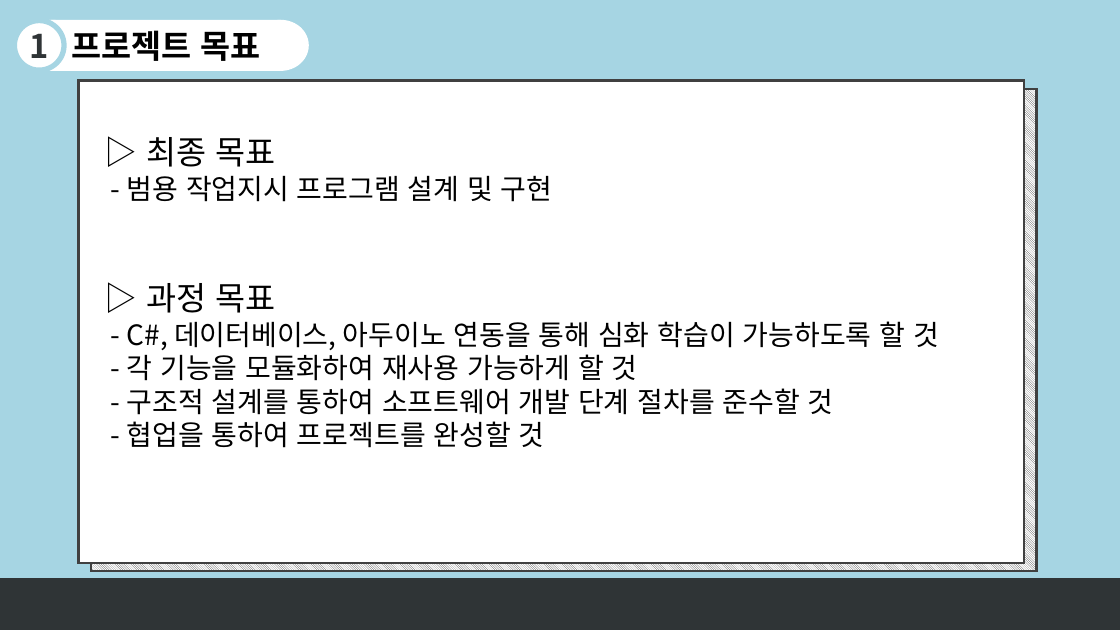
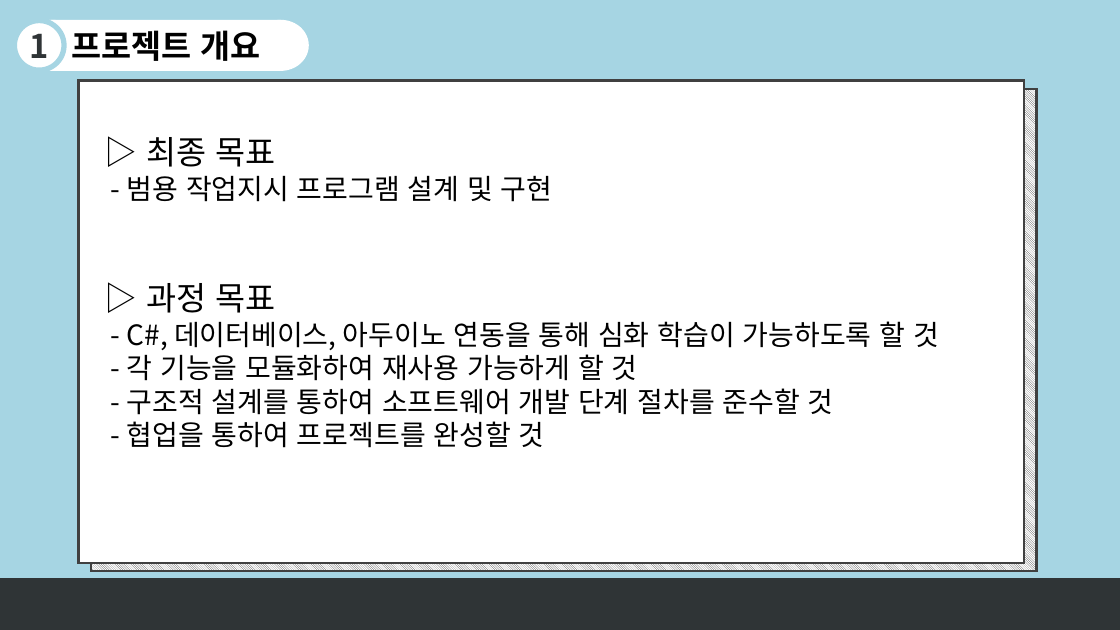
Before and after one commit to sjin9696/Aduino_C_sharp_1Team, a slide deck: slide 4 of 문서자료/발표자료.pptx. Drawn at 1120x630 pixels with LibreOffice and Linux fonts; fonts in the diff are those of the drawing. Boxes give left, top, right and bottom in pixels: in the first picture for what was removed or moved away, otherwise in the second. Text is boxed around its words. In the diff, an @@ line names an element or a change of style, - is before the commit and + after.

```diff
--- a/문서자료/발표자료.pptx
+++ b/문서자료/발표자료.pptx
@@ text in rectangle at (71, 30, 260, 61): text changed @@
-프로젝트 목표
+프로젝트 개요
```
Also in this commit, not shown: 7 other slides changed, 3 slides added.
